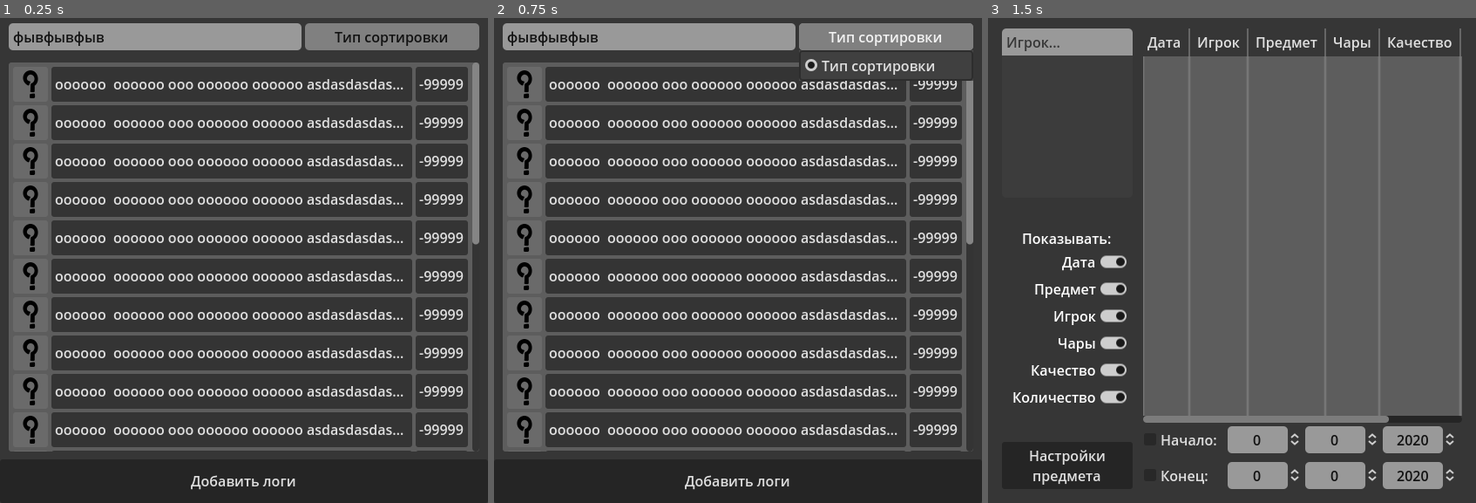
Above: before the commit, frames 1-3 (left to right).
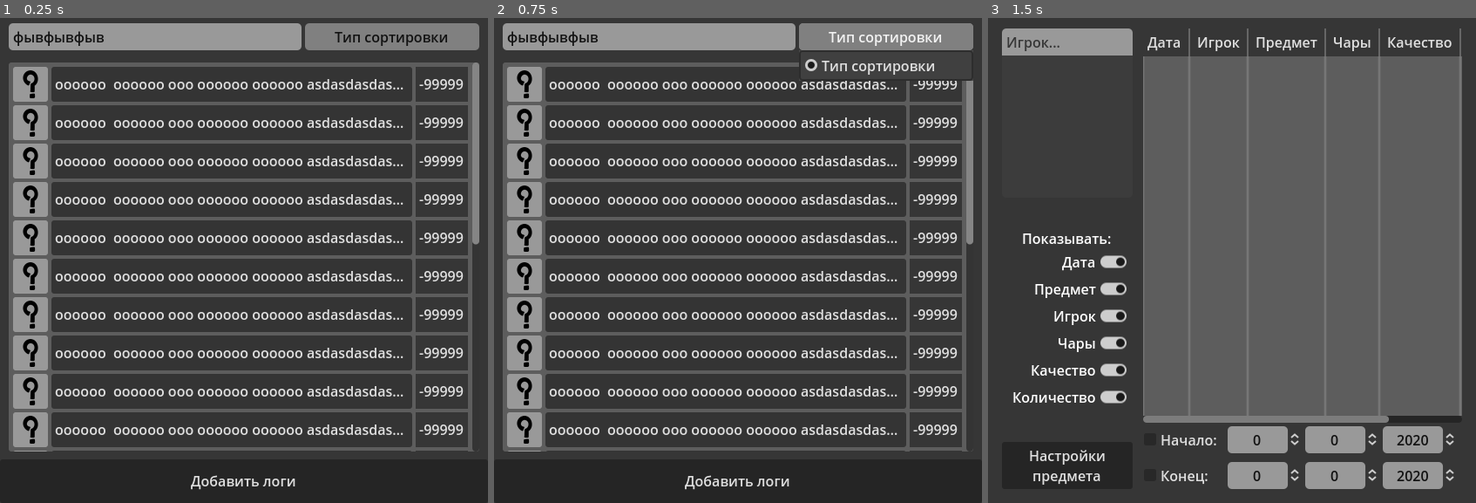
Above: after the commit, the same moments.

Repository: LFind/AlbionLogReader
Game: Godot game, scene res://scenes/Table.tscn
Two runs of this game, one before a commit and one after it. Both use one fixed random seed, a clock stepped at 60 frames per second and the inputs below. The engine's default icon, where the game draws it, is replaced by a stand-in: a white triangle on a blue panel in a dark square.
Inputs:
- Up to frame 1 (0.25 s): no input
- Up to frame 2 (0.75 s): click "Тип сортировки" at 0.5 s
- Up to frame 3 (1.5 s): click "oooooo oooooo ooo oooooo oooo…" at 1.25 s

The runs differ from the first frame. In frame 1, 4.4% of the frame differs, in the area x 2-96%, y 10-90%; in frame 2, 4.4%; in frame 3, nothing differs.
Error in both runs: Invalid access to property or key 'items_update' on a base object of type 'Node (Event.gd)'. (res://scenes/Table.gd:24)

Commit message:
Update table_item.tscn

Diff:
--- a/scenes/elements/table_item.tscn
+++ b/scenes/elements/table_item.tscn
@@ -38,14 +38,17 @@
 	self.entries = LogData.get_entries(item)
 	self.count = LogData.get_item_count(item)
 	self.last_change = LogData.find_latest_date(self.entries, item)
+	var icon:CompressedTexture2D = preload(\"res://textures/unknown_icon.png\")
 "
 
 [sub_resource type="StyleBoxFlat" id="StyleBoxFlat_araqp"]
-bg_color = Color(0.415686, 0.415686, 0.415686, 1)
 corner_radius_top_left = 3
 corner_radius_top_right = 3
 corner_radius_bottom_right = 3
 corner_radius_bottom_left = 3
+
+[sub_resource type="StyleBoxFlat" id="StyleBoxFlat_tst40"]
+bg_color = Color(0.211765, 0.211765, 0.211765, 1)
 
 [node name="TableItem" type="HBoxContainer"]
 custom_minimum_size = Vector2(300, 40)
@@ -59,7 +62,7 @@
 size_flags_vertical = 0
 script = SubResource("GDScript_noiqj")
 metadata/_edit_vertical_guides_ = [300.0]
-metadata/_edit_horizontal_guides_ = [40.0]
+metadata/_edit_horizontal_guides_ = [48.0]
 
 [node name="IconPane" type="Panel" parent="."]
 custom_minimum_size = Vector2(40, 40)
@@ -69,6 +72,7 @@
 
 [node name="TextureRect" type="TextureRect" parent="IconPane"]
 unique_name_in_owner = true
+custom_minimum_size = Vector2(32, 32)
 layout_mode = 1
 anchors_preset = 15
 anchor_right = 1.0
@@ -94,4 +98,5 @@
 layout_mode = 2
 focus_mode = 0
 mouse_filter = 2
+theme_override_styles/normal = SubResource("StyleBoxFlat_tst40")
 text = "-99999"
Not shown: 1 places in scenes/elements/table_item.tscn that only renumber resources
